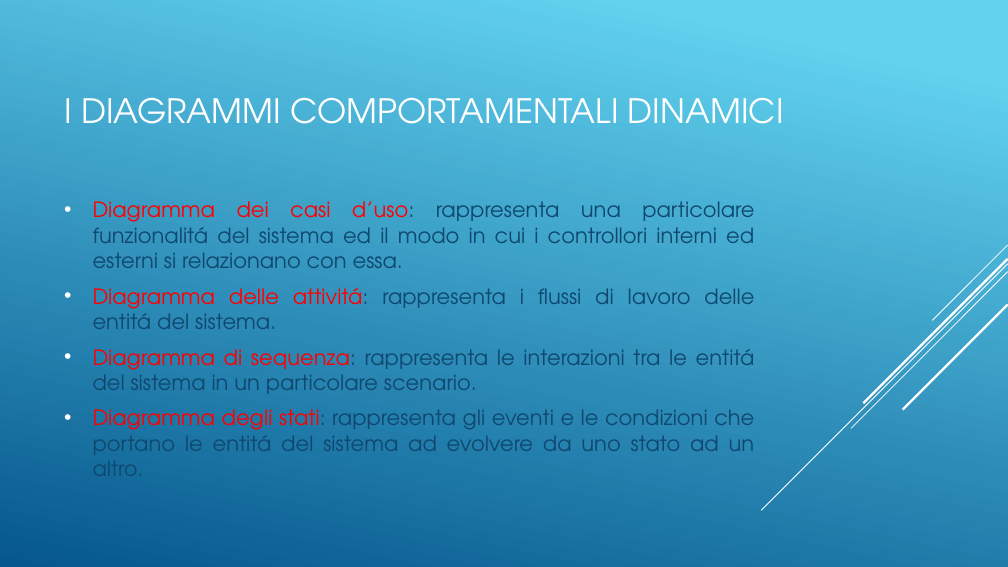
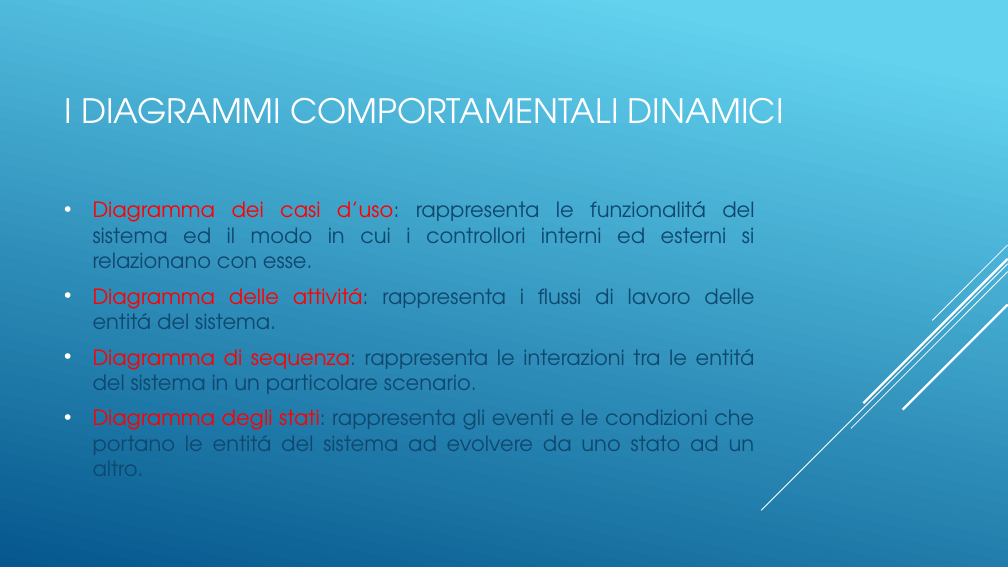
Before and after one commit to ferpos-engineering/WorkshopVs, a slide deck: slide 8 of Lezioni/UML/Slides-UML.pptx. Drawn at 1008x567 pixels with LibreOffice and Linux fonts; fonts in the diff are those of the drawing. Boxes give left, top, right and bottom in pixels: in the first picture for what was removed or moved away, otherwise in the second. Text is boxed around its words. In the diff, an @@ line names an element or a change of style, - is before the commit and + after.

Commit message:
Use case diagram added.

```diff
--- a/Lezioni/UML/Slides-UML.pptx
+++ b/Lezioni/UML/Slides-UML.pptx
@@ text at (93, 201, 754, 268): text changed @@
-• Diagramma dei casi d’uso: rappresenta una particolare funzionalitá del sistema ed il modo in cui i controllori interni ed esterni si relazionano con essa.
+• Diagramma dei casi d’uso: rappresenta le funzionalitá del sistema ed il modo in cui i controllori interni ed esterni si relazionano con esse.
```
Also in this commit, not shown: 1 slide added, 2 other files.
